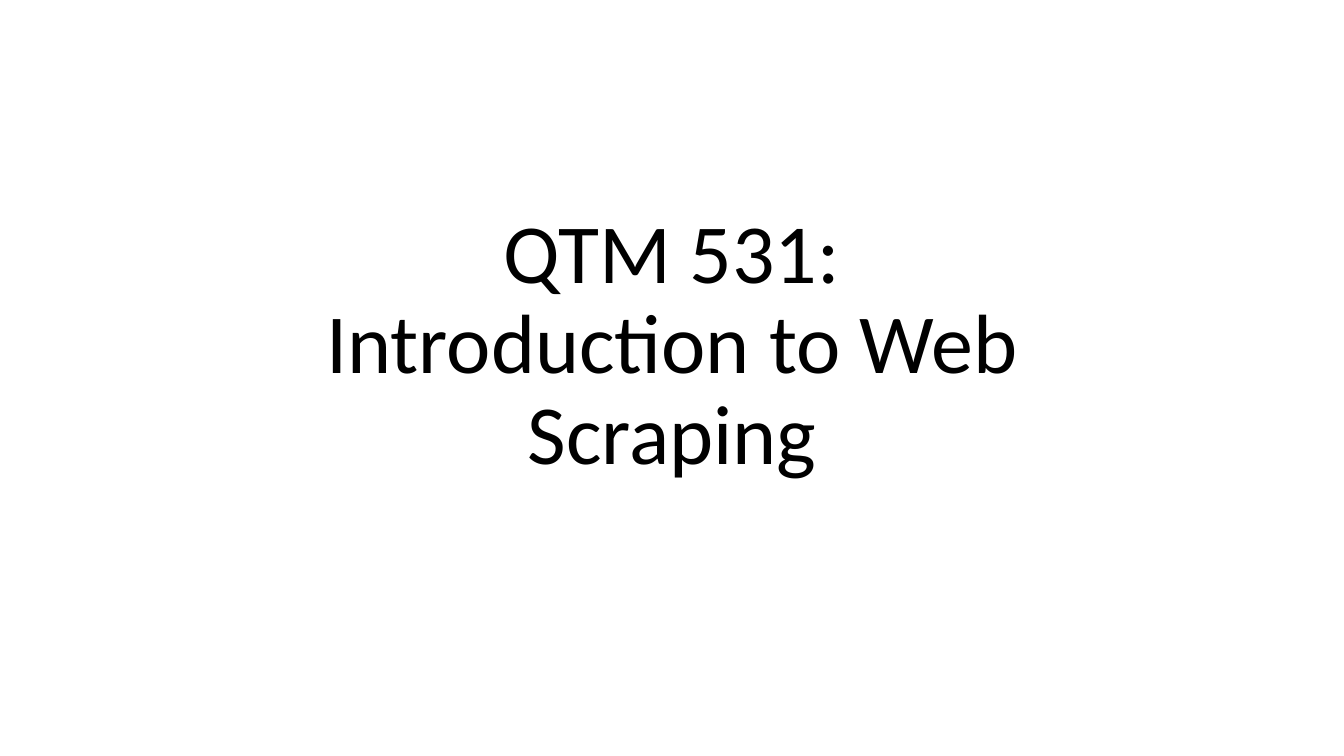
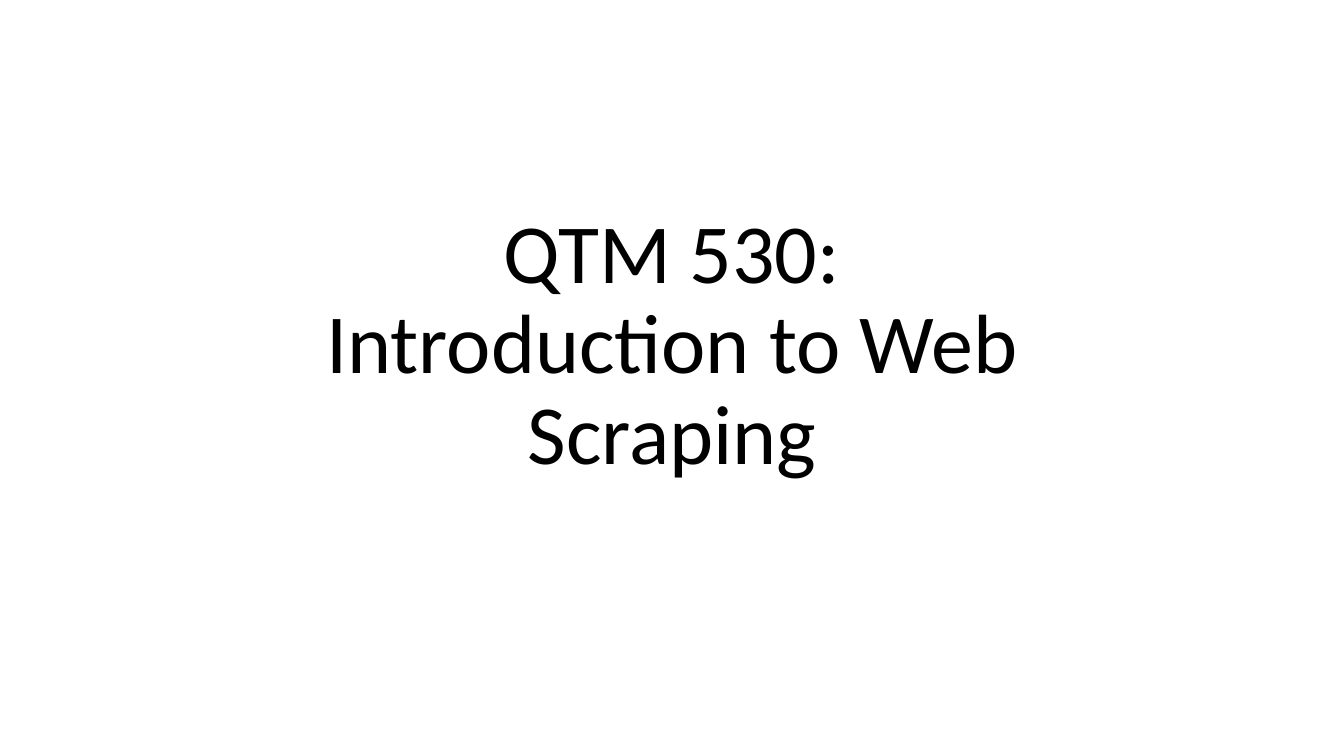
Before and after one commit to zwangemory/qtm530fall2024, a slide deck: slide 1 of Lecture 05/Lecture 5- Introduction to Web Scraping.pptx. Drawn at 1344x756 pixels with LibreOffice and Linux fonts; fonts in the diff are those of the drawing; background and template pictures are left out. Boxes give left, top, right and bottom in pixels: in the first picture for what was removed or moved away, otherwise in the second. Text is boxed around its words. In the diff, an @@ line names an element or a change of style, - is before the commit and + after.

Commit message:
Update Lecture 5 presentation

```diff
--- a/Lecture 05/Lecture 5- Introduction to Web Scraping.pptx
+++ b/Lecture 05/Lecture 5- Introduction to Web Scraping.pptx
@@ title at (326, 228, 1018, 479): text changed @@
-QTM 531:
-Introduction to Web Scraping
+QTM 530:
+Introduction to Web Scraping
```
Also in this commit, not shown: 1 other file.
